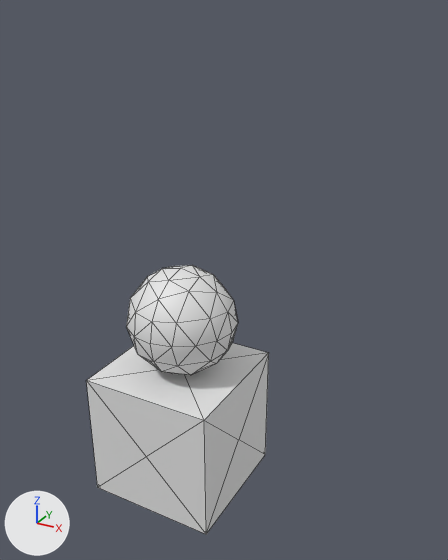
Before and after pictures for a commit that changed the OBJ model objLoader/res/raw/man.obj.
Before and after are seen from a 50 mm lens placed at (3.27, -5.13, 3.17), pointed at (0.36, 0.16, 0.53). The axes (+X, +Y, +Z) are drawn at lower left. The lights are the same throughout. Mesh edges are drawn as thin lines. Where no turn or scale is listed for an object, it has been applied to the vertices.

Objects in the first picture: 'man'.
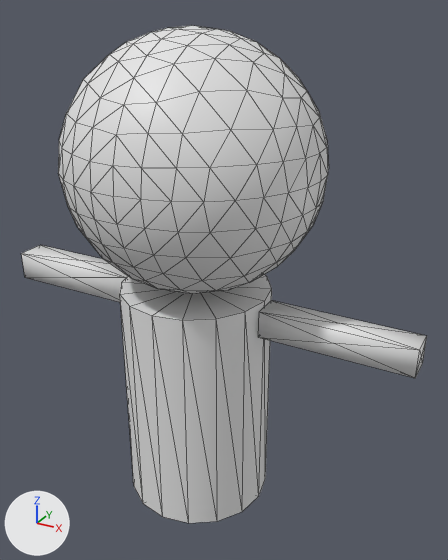
Where the change shows, as pixel boxes (x1, y1, x2, y2) in the pictures (448 x 560 px; the box of a moved part takes in the faces that stretch with it):
'man', reshaped (121% wider, 84% taller): before (86, 265, 269, 534); after (21, 26, 427, 523)
part 1 of me_man, added: after (120, 275, 272, 523)
part 2 of me_man, moved or reshaped: before (86, 343, 269, 534); after (21, 245, 128, 302)
part 3 of me_man, added: after (258, 300, 427, 378)
part 4 of me_man, added: after (58, 26, 329, 294)
part 5 of me_man, deleted: before (126, 265, 238, 375)

Edits to the bpy script that builds the scene:
```text
Change me_man:
    used by ob_man; location = (0.0, 0.0, 0.0)
    remove me_man.from_pydata(...)  # 80 vertices, 152 faces; spans x -0.68..0.76, y -0.95..0.49, z -1.86..0.73
    add me_man.from_pydata(...)  # 320 vertices, 624 faces; spans x -2.26..2.48, y -1.26..1.26, z -2.05..3.02
    me_man part 1: a new loose piece, a 16-sided cylinder along z spanning x -0.7..0.91, y -0.81..0.81, z -2.05..0.47
    me_man part 2: the loose piece of 14 vertices spanning x -0.68..0.76, y -0.95..0.49, z -1.86..-0.42 is scaled about its middle by (1.08, 0.223, 0.223), then moved by (-1.52, 0.23, 1.43)
    me_man part 3: the loose piece of 14 vertices spanning x -0.68..0.76, y -0.95..0.49, z -1.86..-0.42 is copied, and the copy is scaled about its middle by (1.08, 0.202, 0.202), then moved by (1.66, 0.23, 1.41); it spans x 0.92..2.48, y -0.14..0.15, z 0.13..0.42
    me_man part 4: a new loose piece of 258 vertices spanning x -1.2..1.42, y -1.26..1.26, z 0.5..3.02
    me_man part 5
    66 vertices are removed from x -0.53..0.65, y -0.81..0.37, z -0.44..0.73
    128 faces are deleted
    me_man part 6: the surface is now shaded flat
```
